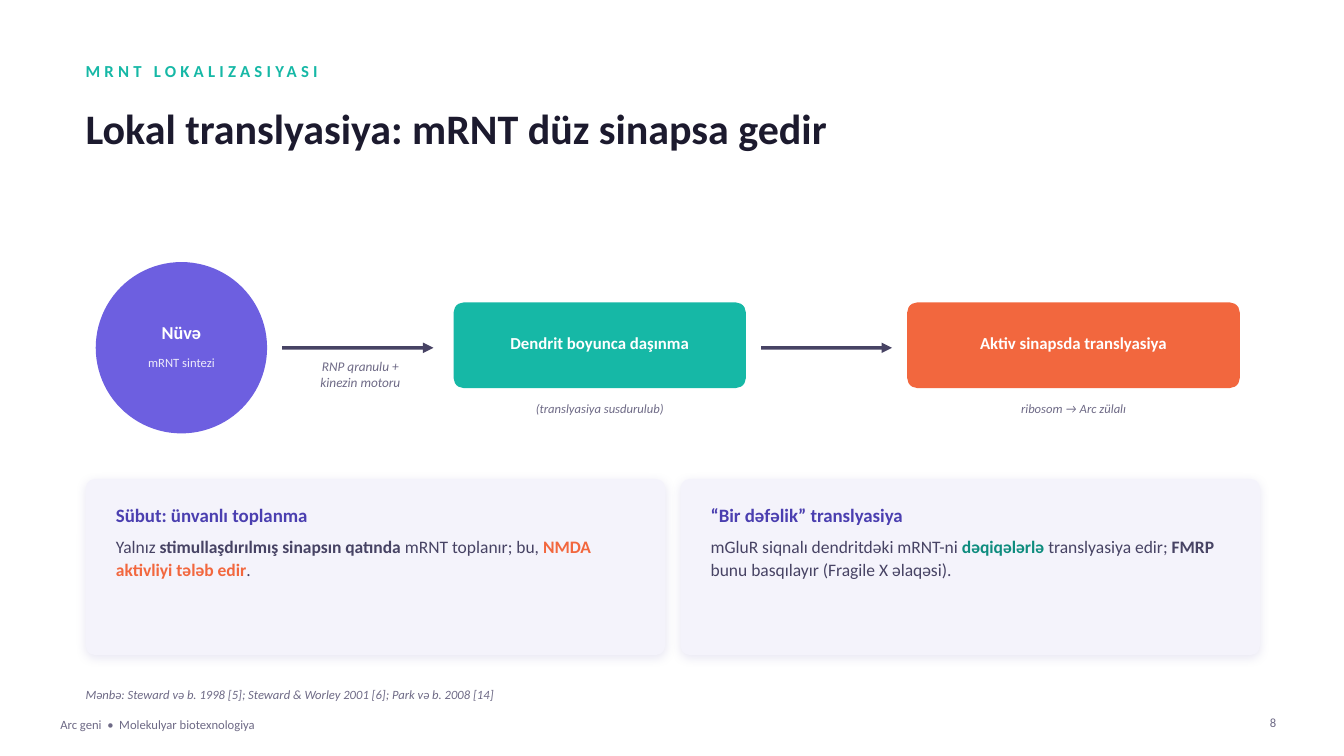
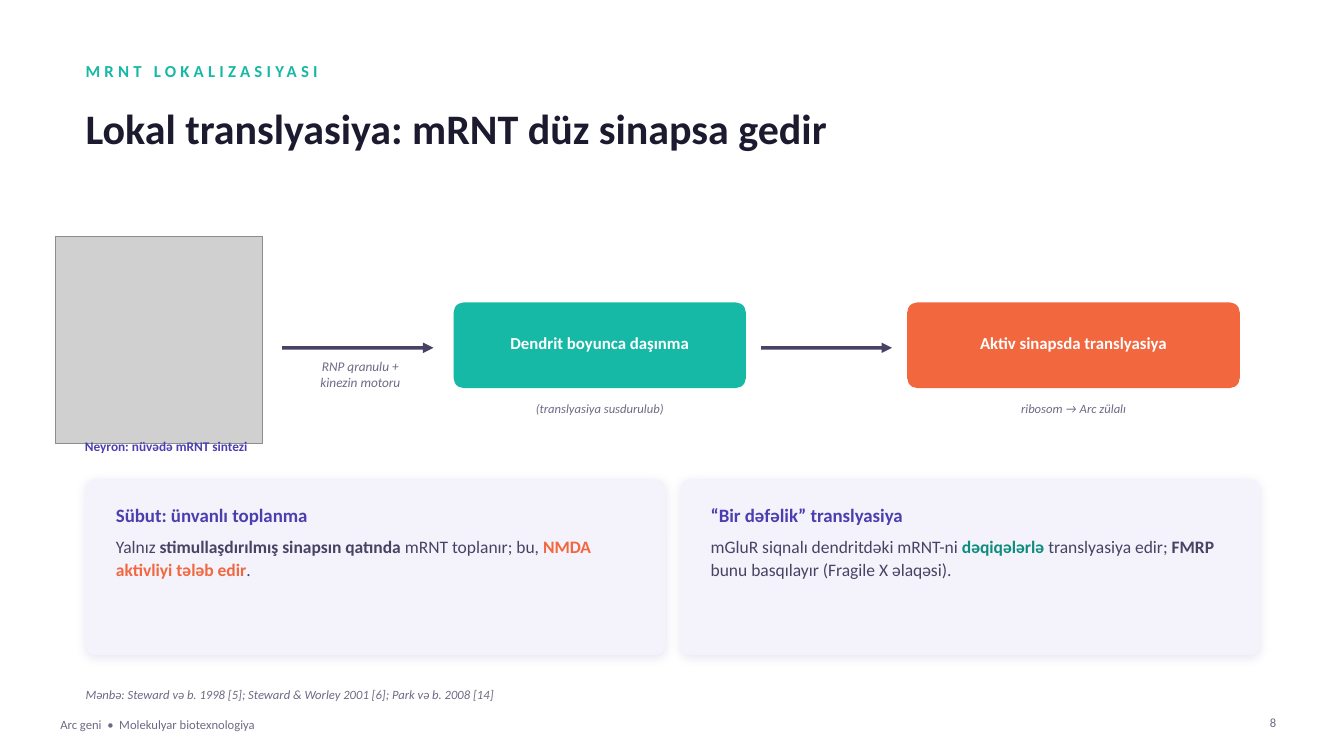
Before and after one commit to Qwrtyqwerty12345/sherlock, a slide deck: slide 8 of Arc_geni_slaydlar.pptx. Drawn at 1344x756 pixels with LibreOffice and Linux fonts; fonts in the diff are those of the drawing; grey boxes stand for pictures. Boxes give left, top, right and bottom in pixels: in the first picture for what was removed or moved away, otherwise in the second. Text is boxed around its words. In the diff, an @@ line names an element or a change of style, - is before the commit and + after.

```diff
--- a/Arc_geni_slaydlar.pptx
+++ b/Arc_geni_slaydlar.pptx
@@ picture added at (55,237,262,444) @@
@@ ellipse removed at (96,262,267,434) @@
@@ text removed at (162,326,201,339) @@
-Nüvə
@@ text "Neyron: nüvədə mRNT sintezi" at (85,441,247,455): vertical alignment middle to top @@
@@ text at (85,441,247,455): text changed; size 9 to 9.5 pt; text colour #EDEBFB to #4B3FB0; bold on @@
-mRNT sintezi
+Neyron: nüvədə mRNT sintezi
```
Also in this commit, not shown: 6 other slides changed.
